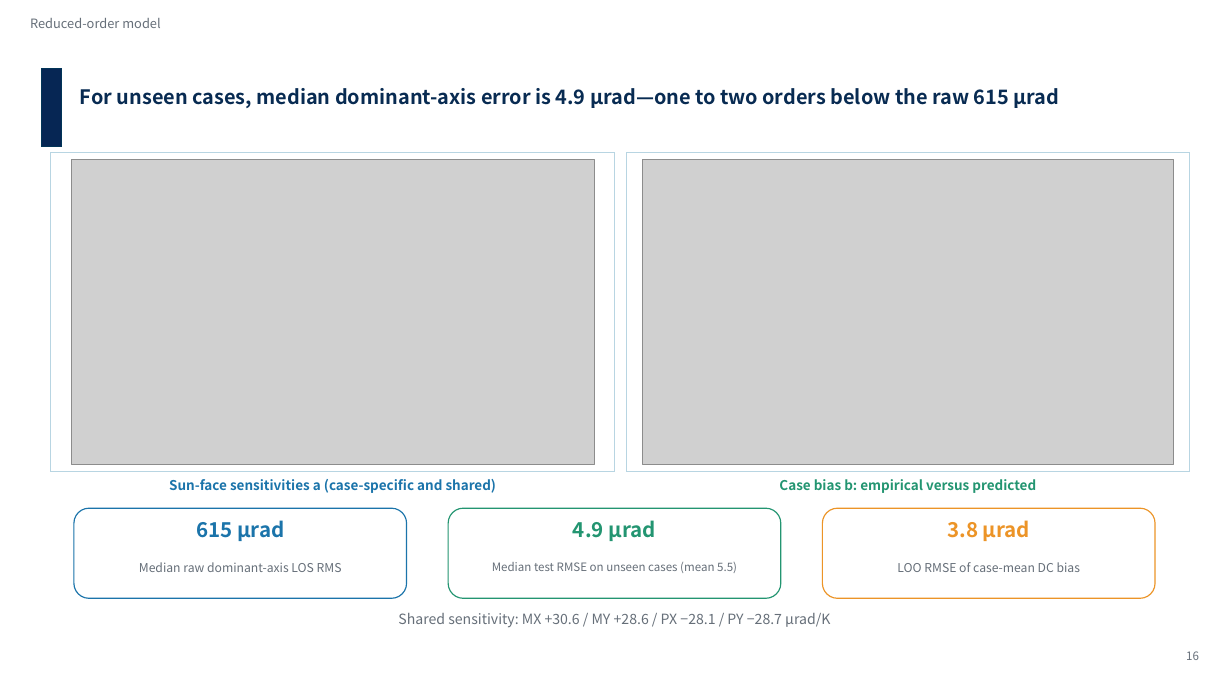
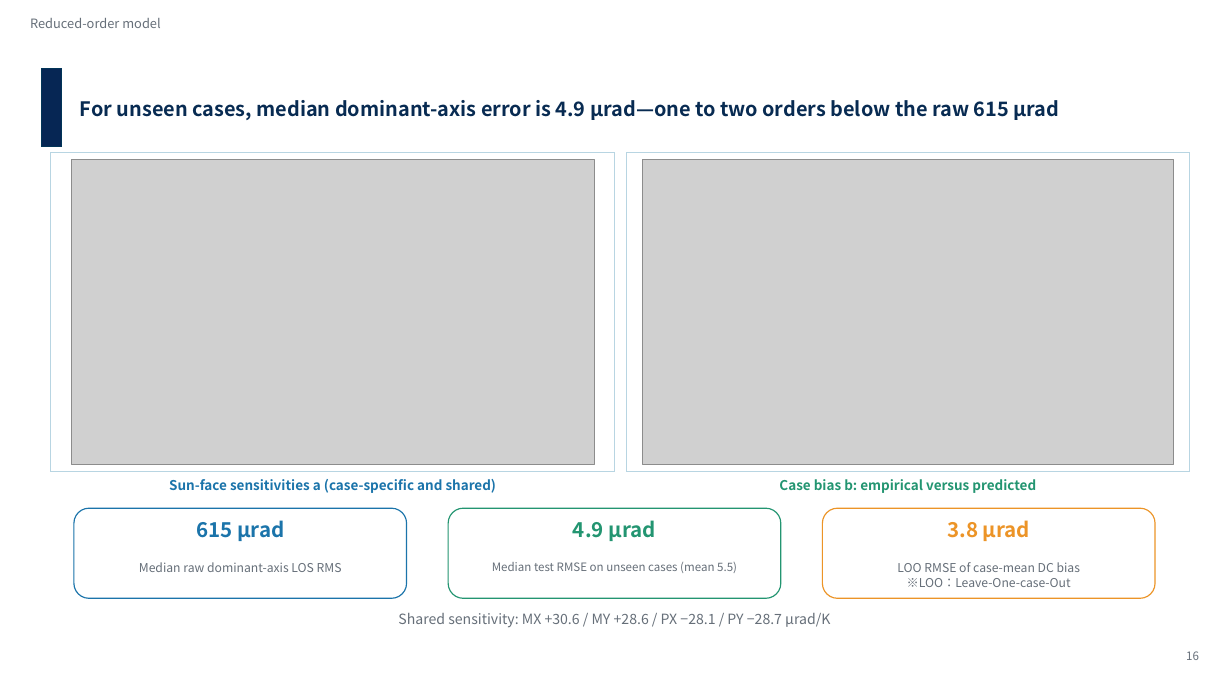
Before and after one commit to Hideki-1029/thermal-deformation-optcomm, a slide deck: slide 18 of papers/ICSO/slides/en_ICSO2026_slides_takamoto.pptx. Drawn at 1232x693 pixels with LibreOffice and Linux fonts; fonts in the diff are those of the drawing; grey boxes stand for pictures; background and template pictures are left out. Boxes give left, top, right and bottom in pixels: in the first picture for what was removed or moved away, otherwise in the second. Text is boxed around its words. In the diff, an @@ line names an element or a change of style, - is before the commit and + after.

```diff
--- a/papers/ICSO/slides/en_ICSO2026_slides_takamoto.pptx
+++ b/papers/ICSO/slides/en_ICSO2026_slides_takamoto.pptx
@@ text "For unseen cases, median dominant-axis ..." moved from (x1=80, y1=88, x2=1060, y2=108) to (x1=80, y1=100, x2=1060, y2=120) @@
@@ text at (x1=907, y1=578, x2=1071, y2=587): paragraph added @@
+※LOO：Leave-One-case-Out
```
Also in this commit, not shown: 8 other slides changed, 2 other files.
